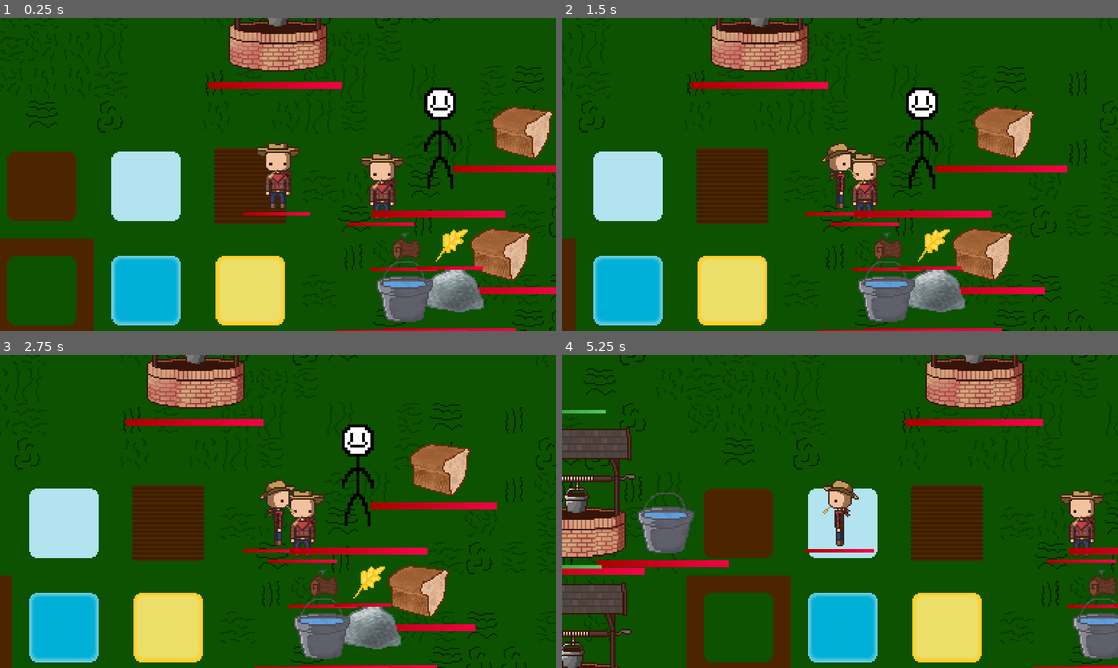
Above: before the commit, frames 1-4 (two rows, left to right).
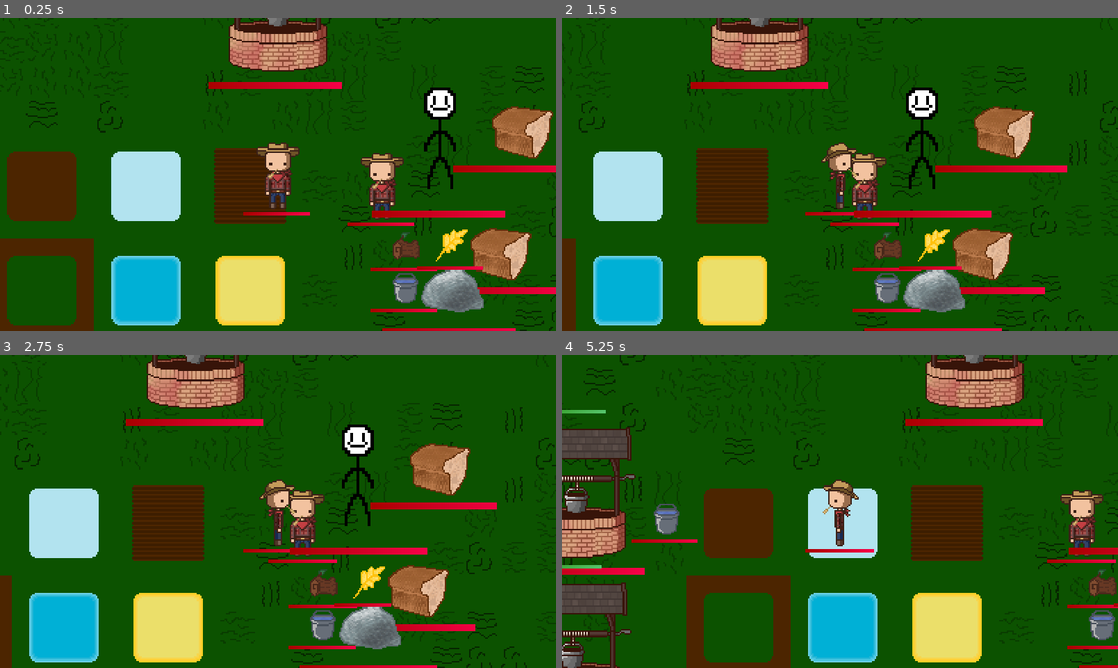
Above: after the commit, the same moments.

Repository: T3rryTim3/mhs-gamedev-02
Game: Godot game, scene res://scenes/Structure/main.tscn
Two runs of this game, one before a commit and one after it. Both use one fixed random seed, a clock stepped at 60 frames per second and the inputs below.
Inputs:
- Up to frame 1 (0.25 s): no input
- Up to frame 2 (1.5 s): tap Enter (ui_accept) at 0.5, 0.77 s; hold D (move_right) 0.53-1.28 s; tap E at 0.6 s; hold Down (ui_down) from 1.28 s (still down); tap Q at 1.35 s
- Up to frame 3 (2.75 s): tap Enter (ui_accept) at 1.52 s; release Down (ui_down) at 2.03 s; hold D (move_right) from 2.03 s (still down); tap E at 2.1 s
- Up to frame 4 (5.25 s): release D (move_right) at 2.78 s; hold Up (ui_up) 2.78-3.53 s; tap Q at 2.85, 4.35 s; tap Enter (ui_accept) at 3.02, 3.77, 4.52 s; hold A (move_left) 3.53-5.03 s; tap E at 3.6, 5.1 s; hold Down (ui_down) from 5.03 s (still down)

The runs differ from the first frame. In frame 1, 1.2% of the frame differs, in the area x 60-85%, y 77-100%; in frame 2, 1.2%; in frame 3, 1.2%; in frame 4, 2.7%, in the area x 6-100%, y 44-100%.

Commit message:
Finished crop, added autocollect
Collectors now can auto collect through an exported variable. I used this to change the oven as well, and added the strength totem's functionality.

Diff:
--- a/projects/mhsdev-02/scenes/Stations/oven.tscn
+++ b/projects/mhsdev-02/scenes/Stations/oven.tscn
@@ -36,6 +36,7 @@
 drop_pos_node = NodePath("DropPos")
 limit_type_enable = true
 limit_type = 1
+auto_collect = true
 
 [node name="PickupRange" type="Area2D" parent="Collector"]
 collision_layer = 6
@@ -61,6 +62,7 @@
 pickup_pos_node = NodePath("PickupPos")
 drop_pos_node = NodePath("DropPos")
 limit_type_enable = true
+auto_collect = true
 
 [node name="PickupRange" type="Area2D" parent="Collector2"]
 collision_layer = 6
--- a/projects/mhsdev-02/scenes/Stations/quarry.tscn
+++ b/projects/mhsdev-02/scenes/Stations/quarry.tscn
@@ -22,4 +22,4 @@
 shape = SubResource("RectangleShape2D_astqw")
 
 [node name="DropPos" type="Node2D" parent="."]
-position = Vector2(38, 24)
+position = Vector2(-3, 60)
--- a/projects/mhsdev-02/scenes/Stations/strength_totem.tscn
+++ b/projects/mhsdev-02/scenes/Stations/strength_totem.tscn
@@ -1,10 +1,14 @@
-[gd_scene load_steps=4 format=3 uid="uid://fvsdt81wdmnb"]
+[gd_scene load_steps=6 format=3 uid="uid://fvsdt81wdmnb"]
 
 [ext_resource type="Script" path="res://scripts/strength_totem.gd" id="1_eby4e"]
+[ext_resource type="Script" path="res://scripts/collector.gd" id="3_dejrn"]
 [ext_resource type="Texture2D" uid="uid://u7xq2b86pnte" path="res://images/stations/well.png" id="3_fv7pt"]
 
 [sub_resource type="RectangleShape2D" id="RectangleShape2D_astqw"]
 size = Vector2(66.5, 5)
+
+[sub_resource type="CircleShape2D" id="CircleShape2D_7j6g2"]
+radius = 17.58
 
 [node name="StrengthTotem" type="CharacterBody2D" node_paths=PackedStringArray("sprite")]
 motion_mode = 1
@@ -22,3 +26,29 @@
 
 [node name="DropPos" type="Node2D" parent="."]
 position = Vector2(38, 24)
+
+[node name="Collector" type="Node2D" parent="." node_paths=PackedStringArray("pickup_area", "pickup_pos_node", "drop_pos_node")]
+z_index = -2
+script = ExtResource("3_dejrn")
+stack_limit = 5
+can_steal = true
+pickup_area = NodePath("PickupRange")
+pickup_pos_node = NodePath("PickupPos")
+drop_pos_node = NodePath("DropPos")
+limit_type_enable = true
+limit_type = 1
+auto_collect = true
+
+[node name="PickupRange" type="Area2D" parent="Collector"]
+collision_layer = 6
+collision_mask = 2
+
+[node name="CollisionShape2D" type="CollisionShape2D" parent="Collector/PickupRange"]
+position = Vector2(0, 65)
+shape = SubResource("CircleShape2D_7j6g2")
+
+[node name="PickupPos" type="Node2D" parent="Collector"]
+position = Vector2(0, 65)
+
+[node name="DropPos" type="Node2D" parent="Collector"]
+position = Vector2(64, 18)
--- /dev/null
+++ b/projects/mhsdev-02/scenes/Stations/wheat_crop.gd
@@ -0,0 +1,21 @@
+extends Station
+class_name WheatCrop
+
+@onready var collector = $Collector
+
+var pickup_timer:Timer
+
+var decay_rate:float = 0.2
+
+func produce():
+	super()
+
+	if collector.item_count() > 0:
+		collector.destroy_item()
+		heal(max_health/3)
+
+	create_item(ItemData.ItemTypes.WHEAT, Vector2(randf_range(-1, 1), randf_range(0.6,1)))
+
+func _process(delta: float) -> void:
+	super(delta)
+	_update_health(health - decay_rate * delta)
--- a/projects/mhsdev-02/scenes/Stations/wheat_crop.tscn
+++ b/projects/mhsdev-02/scenes/Stations/wheat_crop.tscn
@@ -1,7 +1,6 @@
-[gd_scene load_steps=7 format=3 uid="uid://csace8iqaxmcx"]
+[gd_scene load_steps=6 format=3 uid="uid://csace8iqaxmcx"]
 
-[ext_resource type="Script" path="res://scripts/oven.gd" id="1_58sj8"]
-[ext_resource type="Texture2D" uid="uid://c42whfon7v317" path="res://scenes/Base/station_default_progress.tres" id="2_c0sb2"]
+[ext_resource type="Script" path="res://scenes/Stations/wheat_crop.gd" id="1_n77je"]
 [ext_resource type="Texture2D" uid="uid://bliae3yxm0qkf" path="res://images/stations/crop.png" id="3_06phv"]
 [ext_resource type="Script" path="res://scripts/collector.gd" id="4_hwtpo"]
 
@@ -11,10 +10,9 @@
 [sub_resource type="CircleShape2D" id="CircleShape2D_j4lag"]
 radius = 17.58
 
-[node name="Oven" type="CharacterBody2D" node_paths=PackedStringArray("sprite")]
+[node name="Wheat Crop" type="CharacterBody2D" node_paths=PackedStringArray("sprite")]
 motion_mode = 1
-script = ExtResource("1_58sj8")
-progress_bar_texture = ExtResource("2_c0sb2")
+script = ExtResource("1_n77je")
 sprite = NodePath("Sprite2D")
 move_influence = 0.01
 
@@ -27,48 +25,28 @@
 
 [node name="Collector" type="Node2D" parent="." node_paths=PackedStringArray("pickup_area", "pickup_pos_node", "drop_pos_node")]
 z_index = -2
+position = Vector2(0, -2)
 script = ExtResource("4_hwtpo")
 can_steal = true
 pickup_area = NodePath("PickupRange")
 pickup_pos_node = NodePath("PickupPos")
 drop_pos_node = NodePath("DropPos")
 limit_type_enable = true
-limit_type = 1
+limit_type = 3
+auto_collect = true
 
 [node name="PickupRange" type="Area2D" parent="Collector"]
 collision_mask = 2
 
 [node name="CollisionShape2D" type="CollisionShape2D" parent="Collector/PickupRange"]
-position = Vector2(-49, 10)
+position = Vector2(68, 16)
 shape = SubResource("CircleShape2D_j4lag")
 
 [node name="PickupPos" type="Node2D" parent="Collector"]
-position = Vector2(-49, 9)
+position = Vector2(68, 16)
 
 [node name="DropPos" type="Node2D" parent="Collector"]
-position = Vector2(-50, 49)
-
-[node name="Collector2" type="Node2D" parent="." node_paths=PackedStringArray("pickup_area", "pickup_pos_node", "drop_pos_node")]
-z_index = -2
-script = ExtResource("4_hwtpo")
-can_steal = true
-pickup_area = NodePath("PickupRange")
-pickup_pos_node = NodePath("PickupPos")
-drop_pos_node = NodePath("DropPos")
-limit_type_enable = true
-
-[node name="PickupRange" type="Area2D" parent="Collector2"]
-collision_mask = 2
-
-[node name="CollisionShape2D" type="CollisionShape2D" parent="Collector2/PickupRange"]
-position = Vector2(52, 9)
-shape = SubResource("CircleShape2D_j4lag")
-
-[node name="PickupPos" type="Node2D" parent="Collector2"]
-position = Vector2(53, 9)
-
-[node name="DropPos" type="Node2D" parent="Collector2"]
-position = Vector2(52, 48)
+position = Vector2(-70, 19)
 
 [node name="DropPos" type="Node2D" parent="."]
-position = Vector2(0, 54)
+position = Vector2(0, 59)
--- a/projects/mhsdev-02/scenes/Testing/phystest.tscn
+++ b/projects/mhsdev-02/scenes/Testing/phystest.tscn
@@ -422,7 +422,7 @@
 load_path = "res://.godot/imported/wood.png-45699af6c9fef5150f3fa6b533746997.ctex"
 
 [sub_resource type="RectangleShape2D" id="RectangleShape2D_5cqmg"]
-size = Vector2(1633, 873)
+size = Vector2(1609, 854)
 
 [node name="phystest" type="Node2D" node_paths=PackedStringArray("items", "stations", "player")]
 script = ExtResource("1_mkj7t")
@@ -452,7 +452,7 @@
 station_data = 1
 
 [node name="Well" parent="Stations" instance=ExtResource("6_2arof")]
-position = Vector2(-390, 323)
+position = Vector2(-498, 240)
 station_data = 2
 
 [node name="StrengthTotem" parent="Stations" groups=["station"] instance=ExtResource("15_0j7fl")]
@@ -541,6 +541,6 @@
 
 [node name="CameraLimit" type="CollisionShape2D" parent="."]
 visible = false
-position = Vector2(-191.5, 71.5)
+position = Vector2(-190.5, 71)
 shape = SubResource("RectangleShape2D_5cqmg")
 debug_color = Color(0, 0.61, 0.61, 0.243137)
--- a/projects/mhsdev-02/scripts/collector.gd
+++ b/projects/mhsdev-02/scripts/collector.gd
@@ -47,6 +47,9 @@
 
 ## Auto collect cooldown
 @export var auto_collect_cooldown:float = 1.0
+
+## Current progress for auto collecting
+var auto_collect_progress:float = 0
 
 ## Tracker used to identify / separate items
 var current_item_id:int = 0
@@ -64,13 +67,6 @@
 			return
 
 func _physics_process(delta: float) -> void:
-	# Test: pickup nearest item
-	if Input.is_action_just_pressed("ui_down"):
-		print("--\ngrabin'")
-		add_nearest_item()
-	if Input.is_action_just_pressed("ui_up"):
-		drop_item()
-
 	# Update collected item positions
 	for i in current_resources.size():
 		var item:Item = current_resources[i]
@@ -86,6 +82,13 @@
 			# Account for stack height
 			item.position.y -= (item.collect_progress * ((i)*stack_distance)) / 2
 
+func _process(delta:float) -> void:
+	if auto_collect:
+		auto_collect_progress += delta
+		if auto_collect_progress >= auto_collect_cooldown:
+			add_nearest_item()
+			auto_collect_progress = 0
+
 func _get_nearest_item(reset:bool = true, force_type: = -1) -> Item: ## Get the nearest Item node not currently in a collector.
 	var nearest_distance:float = INF
 	var nearest_obj:PhysicsBody2D
@@ -127,6 +130,9 @@
 	if not nearest_item:
 		return false
 	return add_item(nearest_item)
+
+func item_count() -> int:
+	return len(current_resources)
 
 func add_item(item:Item, skip_animation:bool=false) -> bool: ## Add an item to the top of the stack.
 	# Reparent item
--- a/projects/mhsdev-02/scripts/entity.gd
+++ b/projects/mhsdev-02/scripts/entity.gd
@@ -125,6 +125,9 @@
 func damage(_amount:float, _kb:Vector3=Vector3.ZERO) -> void: # Deal damage to the entity
 	pass
 
+func heal(amount:float) -> void:
+	health = clampf(health + amount, 0, max_health)
+
 func apply_force(applied:Vector3): ## Apply force to the entity
 	applied *= move_influence
 	applied.z = (abs(applied.y) + abs(applied.x)) / 80
--- a/projects/mhsdev-02/scripts/oven.gd
+++ b/projects/mhsdev-02/scripts/oven.gd
@@ -4,18 +4,6 @@
 @onready var collector_wood = $Collector2
 
 var pickup_timer:Timer
-
-func _ready():
-	super()
-	pickup_timer = Timer.new()
-	pickup_timer.wait_time = 0.5
-	pickup_timer.one_shot = false
-
-	add_child(pickup_timer)
-
-	pickup_timer.connect("timeout", collector_wheat.add_nearest_item)
-	pickup_timer.connect("timeout", collector_wood.add_nearest_item)
-	pickup_timer.start()
 
 func produce():
 	super()
@@ -24,9 +12,4 @@
 		collector_wheat.destroy_item()
 		collector_wood.destroy_item()
 
-		var new_drop:Item = drop.instantiate()
-		new_drop.id = ItemData.ItemTypes.BREAD
-		new_drop.position = $DropPos.position
-		new_drop.apply_force(Vector3(randi_range(-60,-60),randi_range(60,130),0))
-
-		get_parent().add_child.call_deferred(new_drop)
+		create_item(ItemData.ItemTypes.BREAD, Vector2(randf_range(-1,1), 1))
--- a/projects/mhsdev-02/scripts/quarry.gd
+++ b/projects/mhsdev-02/scripts/quarry.gd
@@ -3,4 +3,4 @@
 
 func produce():
 	super()
-	create_item(ItemData.ItemTypes.ROCK, Vector2(1, randf_range(-1,1)))
+	create_item(ItemData.ItemTypes.ROCK, Vector2(randf_range(-1,1), 1))
--- a/projects/mhsdev-02/scripts/strength_totem.gd
+++ b/projects/mhsdev-02/scripts/strength_totem.gd
@@ -1,2 +1,12 @@
 extends Station
 class_name StrengthTotem
+
+@onready var collector:Collector = $Collector
+
+func produce():
+	super()
+	if collector.item_count() > 0:
+		collector.destroy_item()
+		active = true
+	else:
+		active = false
Binary file changed: projects/mhsdev-02/images/items/water.png
Not shown, changed: projects/mhsdev-02/images/items/water.png.import
